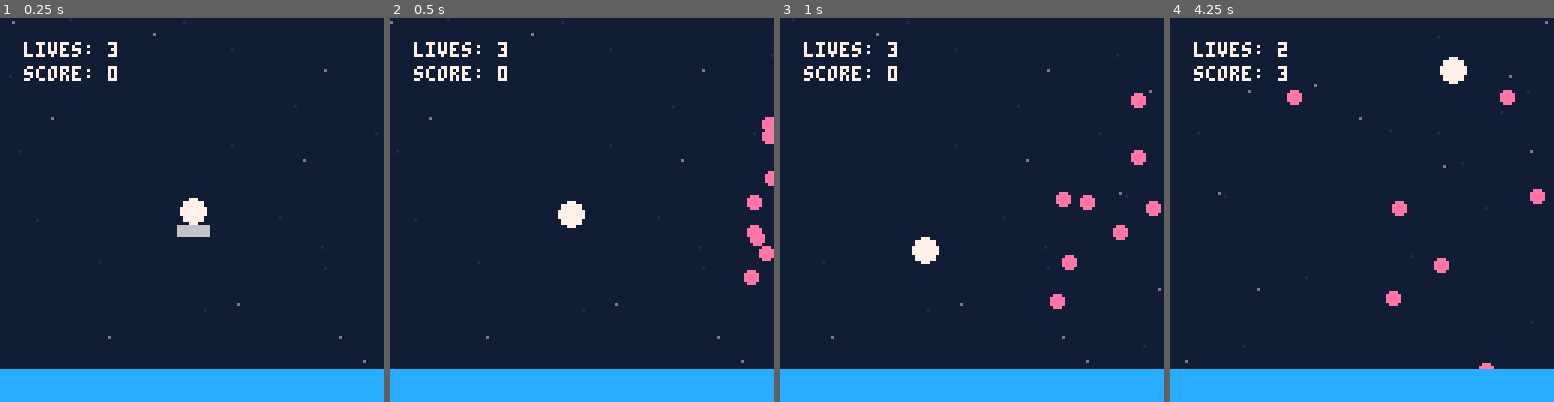
Above: before the commit, frames 1-4 (left to right).
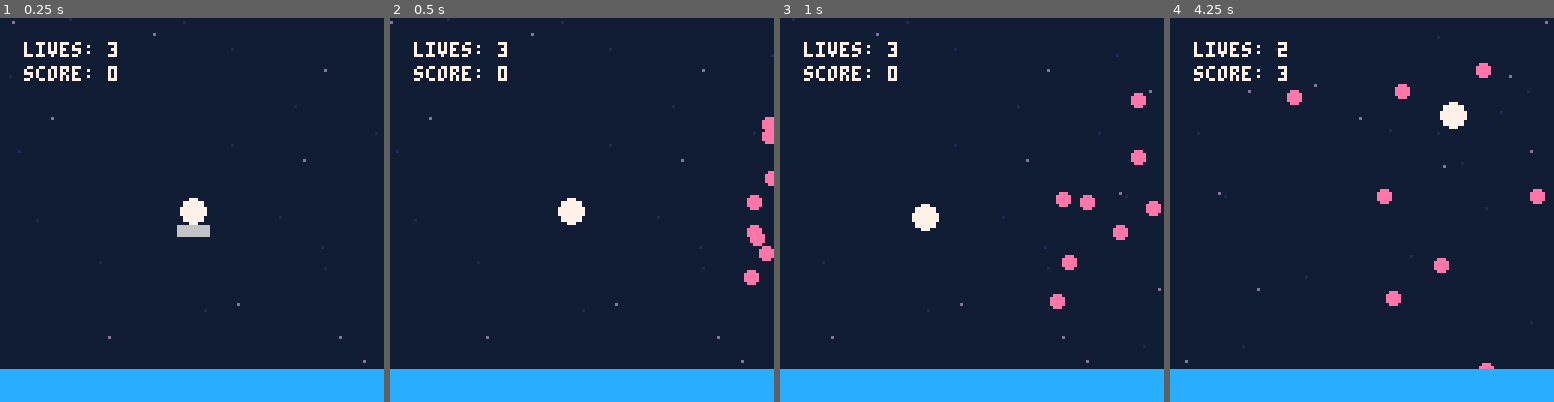
Above: after the commit, the same moments.

Repository: jmross/pico8-balloon-journey
Game: PICO-8 cartridge trip.p8
Same seed, same stepped clock (60 frames per second), same inputs: the game is played once before the commit and once after it.
Inputs:
- Up to frame 1 (0.25 s): no input
- Up to frame 2 (0.5 s): tap X (X key) at 0.33 s
- Up to frame 3 (1 s): tap O (Z key) at 0.7 s
- Up to frame 4 (4.25 s): tap X (X key) at 1.07, 1.85, 2.97, 4.08 s; hold Right 1.6-2.1 s; tap O (Z key) every 0.4 s from 1.7 to 4.1 s; hold Up 2.15-2.42 s; hold Right 2.47-3.03 s; hold Left 3.08-3.58 s; hold Down 3.63-3.97 s; hold Right from 4.02 s (still down)

Frame 1 is identical in both runs. In frame 2, 0.1% of the frame differs, in the area x 43-51%, y 46-55%; in frame 3, 0.7%; in frame 4, 1.4%, in the area x 53-90%, y 10-52%.

Commit message:
Make it feel more floaty

Diff:
--- a/main.lua
+++ b/main.lua
@@ -21,7 +21,7 @@
 
   start = function(this)
     this.started = true
-    this.grav = 0.25
+    this.grav = 0.1
     player.dx = game.scroll_speed
     del(platforms, start_platform)
 
@@ -43,7 +43,7 @@
         for i = 1,30 do
           yield()
         end
-        player.ddy = -player.y_accel
+        player.ddy = -3
         yield()
         player.ddy = game.grav
       end)
--- a/player.lua
+++ b/player.lua
@@ -12,11 +12,11 @@
   ddy = 0,
 
   x_accel = 0.5,
-  y_accel = 3,
+  y_accel = 1.5,
 
   max_x_speed = 2,
-  max_y_speed = 3,
-  max_grav_speed = 3,
+  max_y_speed = 2,
+  max_grav_speed = 2,
 
   x_resist = 0.98,
 
@@ -103,7 +103,7 @@
   if(abs(self.dx) < 0.01) then self.dx = 0 end
 
   -- bounce off ceiling
-  if(self.y < self.size) then self.dy = 0.5*abs(self.dy) self.y = self.size end
+  if(self.y < self.size) then self.dy = abs(self.dy) self.y = self.size end
 
   -- stop on left/right walls
   if(self.x < self.size) then self.dx = 0 self.x = self.size end
